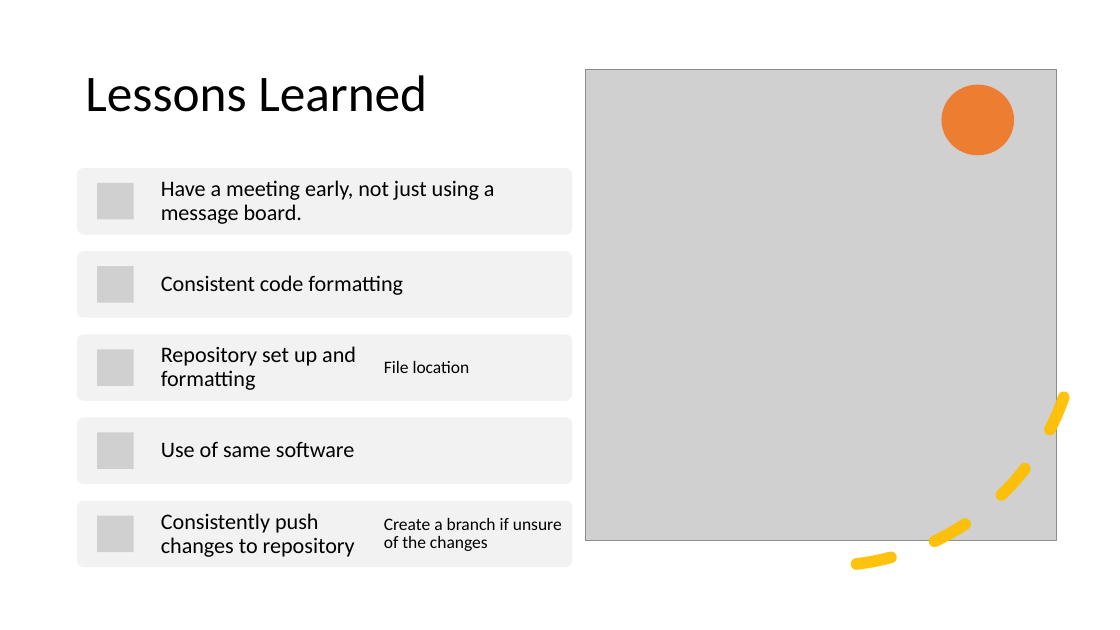
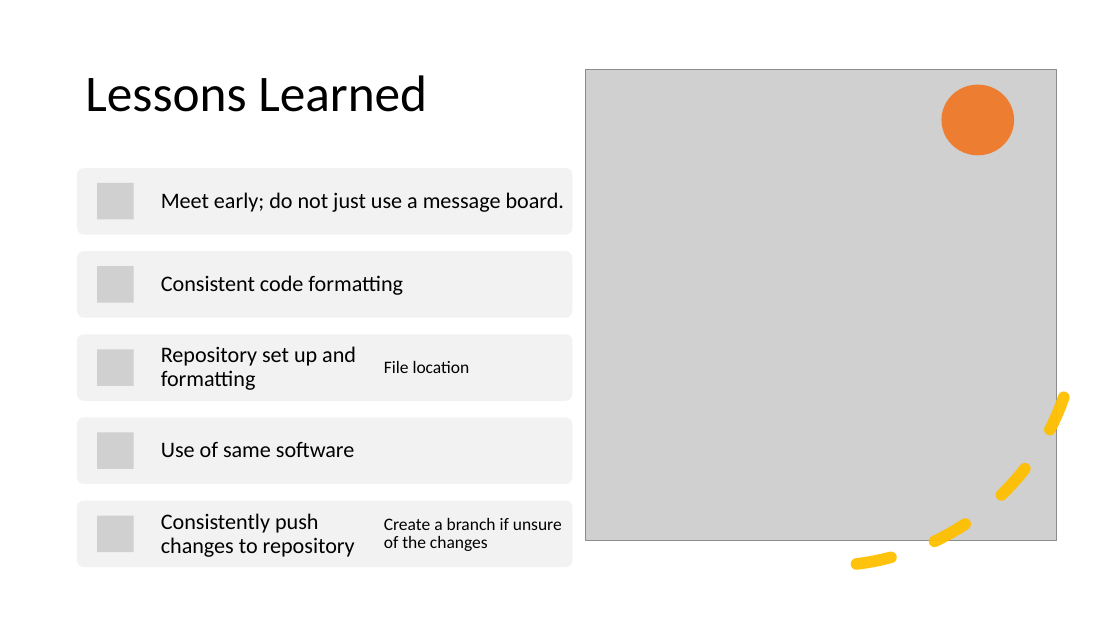
Before and after one commit to joelmichaelavery/Moffat-Bay, a slide deck: slide 16 of CSD460 CAPSTONE PRESENTATION.pptx. Drawn at 1120x630 pixels with LibreOffice and Linux fonts; fonts in the diff are those of the drawing; grey boxes stand for pictures. Boxes give left, top, right and bottom in pixels: in the first picture for what was removed or moved away, otherwise in the second. Text is boxed around its words. In the diff, an @@ line names an element or a change of style, - is before the commit and + after.

```diff
--- a/CSD460 CAPSTONE PRESENTATION.pptx
+++ b/CSD460 CAPSTONE PRESENTATION.pptx
@@ text at (161,192,564,212): text changed @@
-Have a meeting early, not just using a message board.
+Meet early; do not just use a message board.
```
Also in this commit, not shown: 6 other slides changed, 1 slide added, 1 slide removed.
